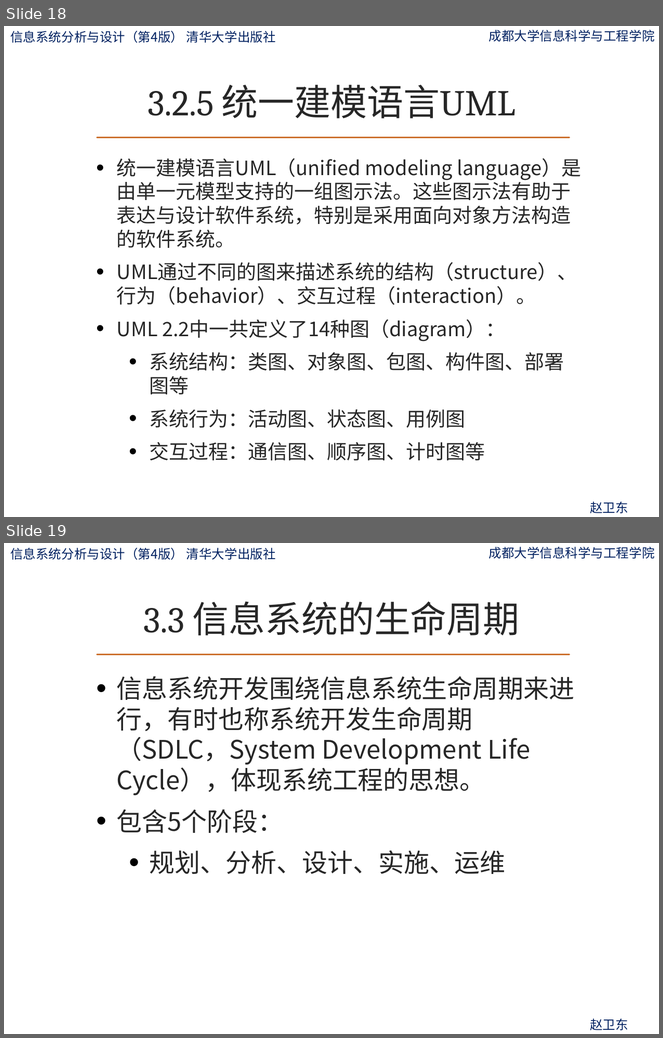
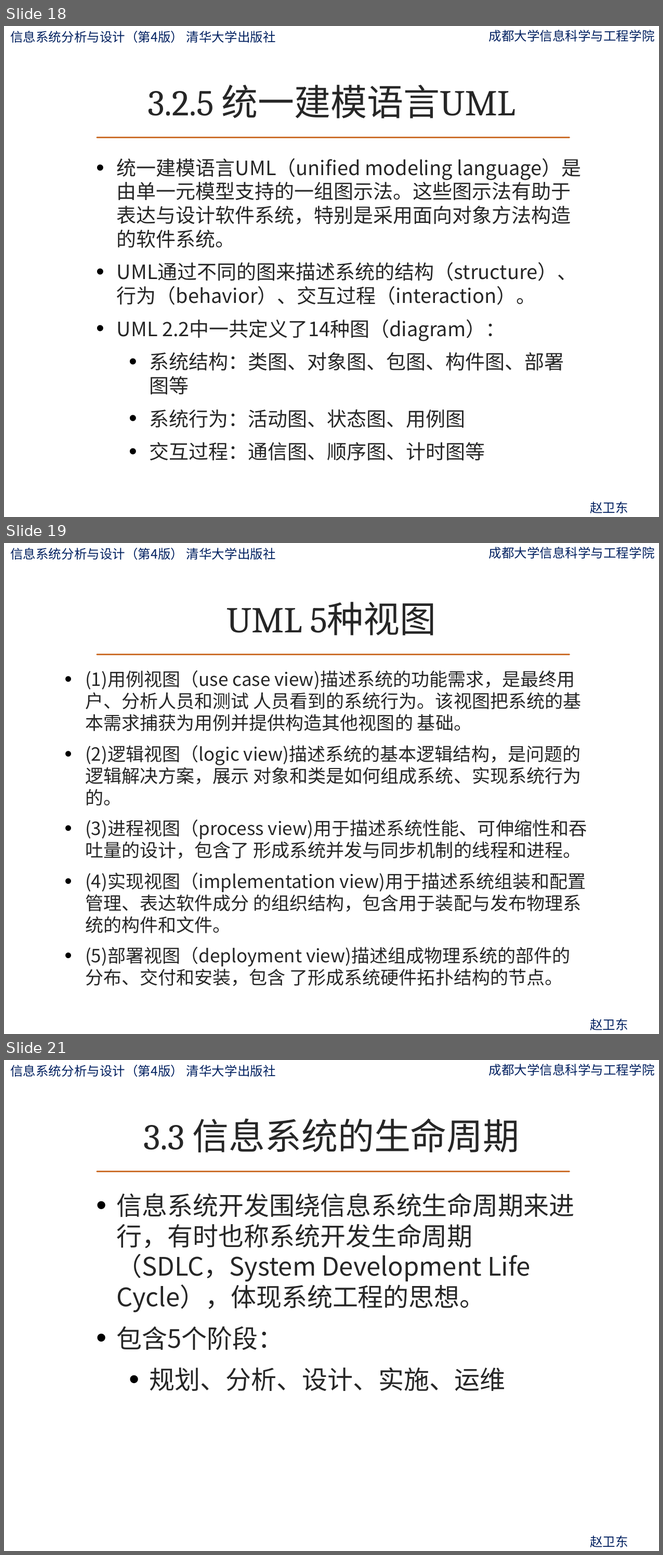
Before and after one commit to zwdcdu/is_analysis, a slide deck: ppt/第3章-信息系统建设概论.pptx. Shown one above the other, each under a label of ours: slides 18 and 19 before the commit, slides 18, 19 and 21 after it; the slides between them are not shown. The pictures are 663x1038 and 663x1555 pixels, drawn with LibreOffice and Linux fonts; fonts in the diff are those of the drawing; background and template pictures are left out. Boxes give left, top, right and bottom in pixels: in the first picture for what was removed or moved away, otherwise in the second. Text is boxed around its words. In the diff, an @@ line names an element or a change of style, - is before the commit and + after.

```diff
--- a/ppt/第3章-信息系统建设概论.pptx
+++ b/ppt/第3章-信息系统建设概论.pptx
@@ slide 19 added at bbox=[4, 543, 659, 1034], background picture (left out); not listed: 4 template elements that a slide beside it also shows @@
@@ title added at bbox=[227, 602, 437, 636], 40 pt, text #262626 @@
+UML 5种视图
@@ text added at bbox=[85, 670, 587, 967], 20 pt, text #262626 @@
+• (1)用例视图（use case view)描述系统的功能需求，是最终用户、分析人员和测试 人员看到的系统行为。该视图把系统的基本需求捕获为用例并提供构造其他视图的 基础。
+• (2)逻辑视图（logic view)描述系统的基本逻辑结构，是问题的逻辑解决方案，展示 对象和类是如何组成系统、实现系统行为的。
+• (3)进程视图（process view)用于描述系统性能、可伸缩性和吞吐量的设计，包含了 形成系统并发与同步机制的线程和进程。
+• (4)实现视图（implementation view)用于描述系统组装和配置管理、表达软件成分 的组织结构，包含用于装配与发布物理系统的构件和文件。
+• (5)部署视图（deployment view)描述组成物理系统的部件的分布、交付和安装，包含 了形成系统硬件拓扑结构的节点。
@@ what was slide 19 is now slide 21 @@
```
Also in this commit, not shown: 2 slides changed, 3 other slides added, 1 other file.
